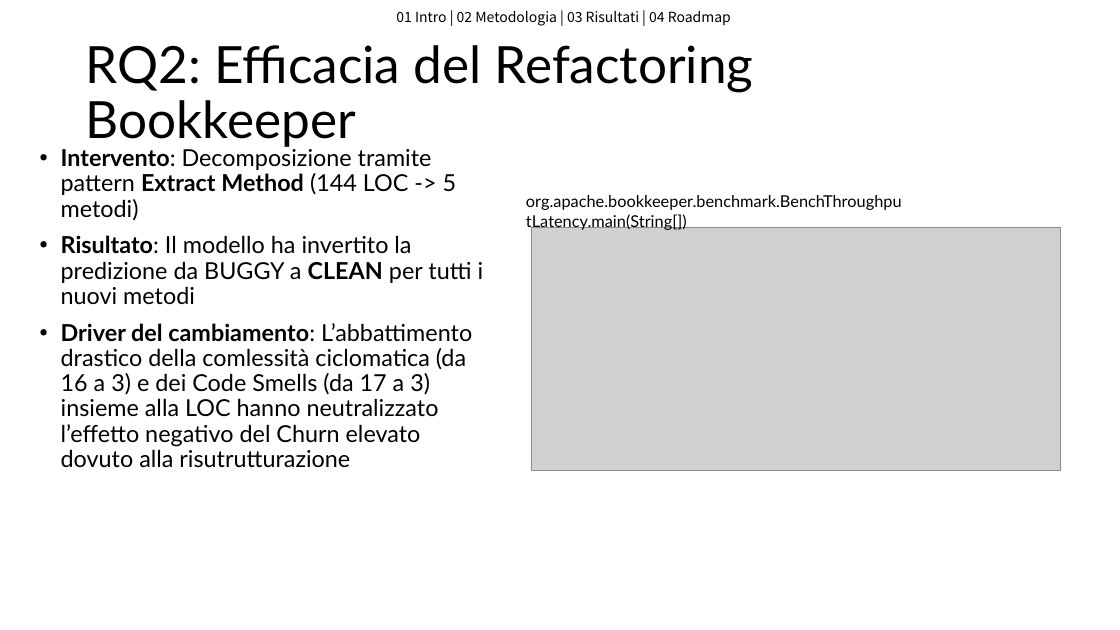
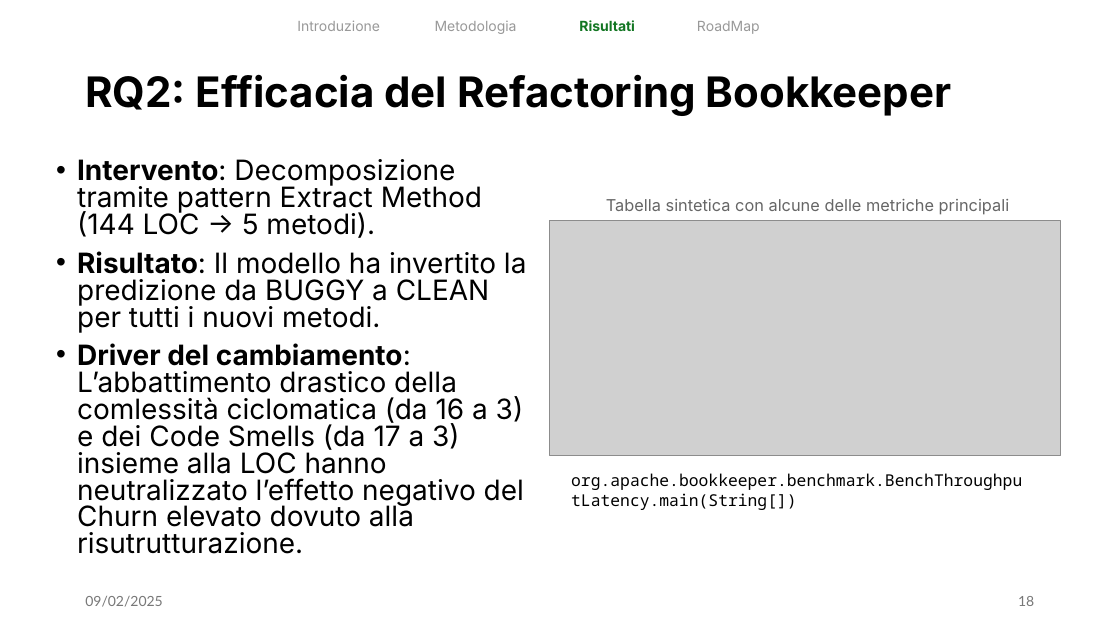
Before and after one commit to flavio-simonelli/ProjectAnalyzerAI, a slide deck: slide 18 of PresentazioneISW2Prediction.pptx (slide 17 before the commit). Drawn at 1120x630 pixels with LibreOffice and Linux fonts; fonts in the diff are those of the drawing; grey boxes stand for pictures. Boxes give left, top, right and bottom in pixels: in the first picture for what was removed or moved away, otherwise in the second. Text is boxed around its words. In the diff, an @@ line names an element or a change of style, - is before the commit and + after.

```diff
--- a/PresentazioneISW2Prediction.pptx
+++ b/PresentazioneISW2Prediction.pptx
@@ text added at (x1=297, y1=20, x2=380, y2=31), 12 pt, text #999999 @@
+Introduzione
@@ text removed at (x1=396, y1=11, x2=731, y2=26) @@
-01 Intro | 02 Metodologia | 03 Risultati | 04 Roadmap
@@ text added at (x1=435, y1=21, x2=517, y2=34), 12 pt, text #999999 @@
+Metodologia
@@ text added at (x1=579, y1=20, x2=635, y2=31), 12 pt, text #127622, bold @@
+Risultati
@@ text added at (x1=697, y1=21, x2=760, y2=34), 12 pt, text #999999 @@
+RoadMap
@@ title "RQ2: Efficacia del Refactoring Bookkeeper" at (x1=85, y1=74, x2=952, y2=116): size 44 to 36 pt, font Lato to Inter, bold on @@
@@ text at (x1=77, y1=159, x2=526, y2=554): text changed; size 20 to 24 pt; font Lato to Inter @@
-• Intervento: Decomposizione tramite pattern Extract Method (144 LOC -> 5 metodi)
-• Risultato: Il modello ha invertito la predizione da BUGGY a CLEAN per tutti i nuovi metodi
-• Driver del cambiamento: L’abbattimento drastico della comlessità ciclomatica (da 16 a 3) e dei Code Smells (da 17 a 3) insieme alla LOC hanno neutralizzato l’effetto negativo del Churn elevato dovuto alla risutrutturazione
+• Intervento: Decomposizione tramite pattern Extract Method (144 LOC -> 5 metodi).
+• Risultato: Il modello ha invertito la predizione da BUGGY a CLEAN per tutti i nuovi metodi.
+• Driver del cambiamento: L’abbattimento drastico della comlessità ciclomatica (da 16 a 3) e dei Code Smells (da 17 a 3) insieme alla LOC hanno neutralizzato l’effetto negativo del Churn elevato dovuto alla risutrutturazione.
@@ text added at (x1=606, y1=199, x2=1009, y2=215), 14 pt, text #666666 @@
+Tabella sintetica con alcune delle metriche principali
@@ picture resized from (x1=532, y1=228, x2=1061, y2=471) to (x1=549, y1=221, x2=1061, y2=455) @@
@@ text "org.apache.bookkeeper.benchmark.BenchThroughpu tLatency.main ..." moved from (x1=526, y1=195, x2=902, y2=231) to (x1=571, y1=473, x2=1022, y2=510) @@
@@ text "org.apache.bookkeeper.benchmark.BenchThroughpu tLatency.main ..." at (x1=571, y1=473, x2=1022, y2=510): font Lato to Noto Sans Mono @@
@@ text added at (x1=85, y1=596, x2=162, y2=607), 12 pt, text #797979 @@
+09/02/2025
@@ page number added at (x1=1018, y1=596, x2=1034, y2=606), 12 pt, text #797979 @@
+18
```
Also in this commit, not shown: 18 other slides changed, 4 slides added, 3 slides removed, 1 other file.
